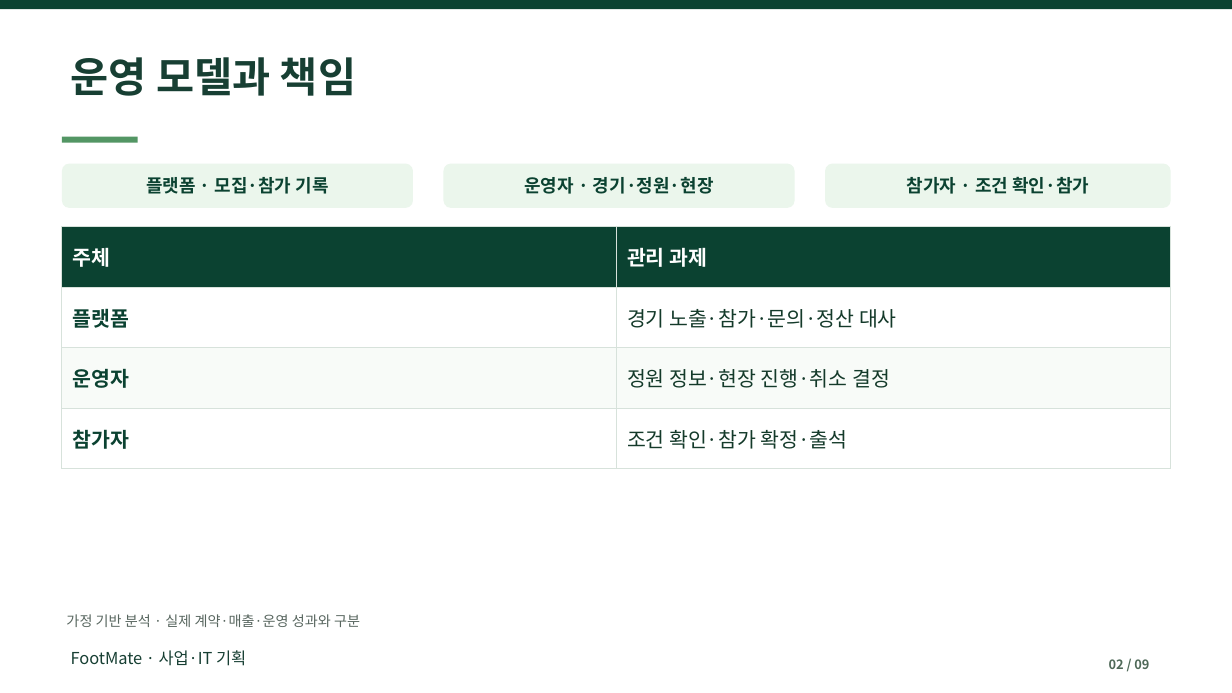
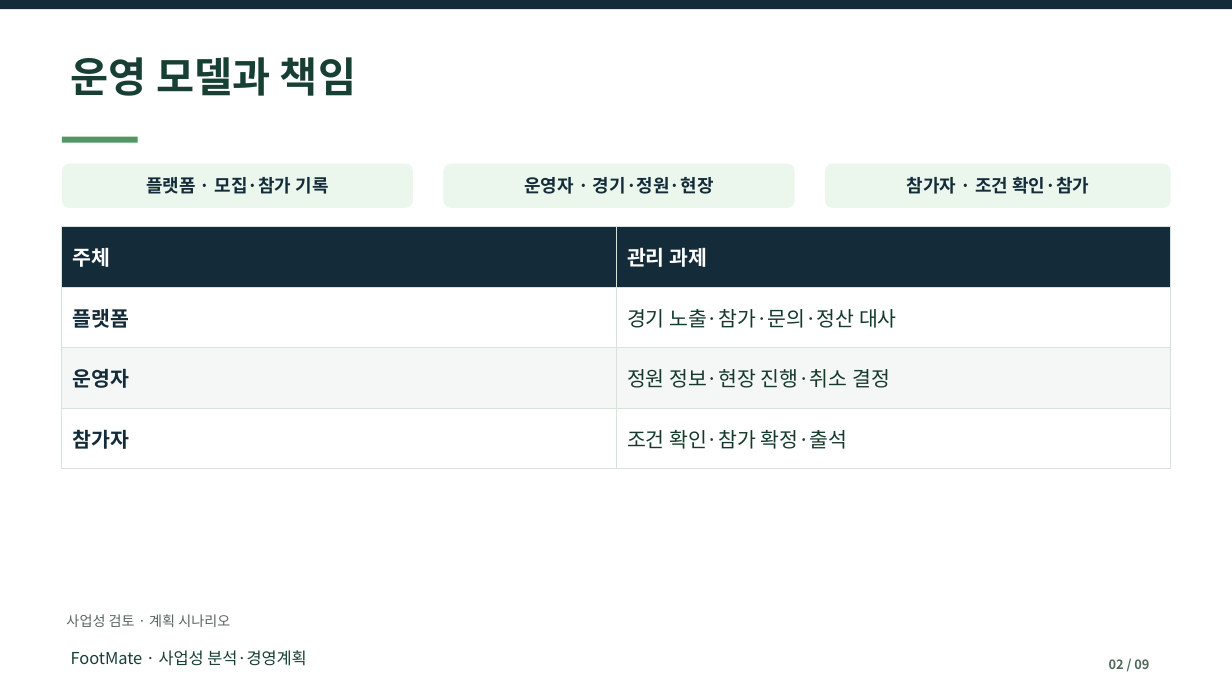
Before and after one commit to dohyunkimmm/footmate, a slide deck: slide 2 of src/case-study/downloads/footmate_report.pptx. Drawn at 1232x693 pixels with LibreOffice and Linux fonts; fonts in the diff are those of the drawing. Boxes give left, top, right and bottom in pixels: in the first picture for what was removed or moved away, otherwise in the second. Text is boxed around its words. In the diff, an @@ line names an element or a change of style, - is before the commit and + after.

```diff
--- a/src/case-study/downloads/footmate_report.pptx
+++ b/src/case-study/downloads/footmate_report.pptx
@@ rectangle at [0, 0, 1232, 9]: fill #0B4231 to #142C39 @@
@@ text colour #0B4231 to #142C39 in 3 elements at [146, 177, 329, 194], [524, 177, 714, 194], [907, 177, 1089, 194] @@
@@ table at [62, 226, 1171, 469] @@
@@ fill #0B4231 to #142C39 in row 1 @@
@@ fill #F8FBF8 to #F5F7F6 in row 3 @@
@@ text colour #0B4231 to #142C39 in "플랫폼", "운영자", "참가자" @@
@@ text at [66, 614, 230, 627]: text changed @@
-가정 기반 분석 · 실제 계약·매출·운영 성과와 구분
+사업성 검토 · 계획 시나리오
@@ text at [71, 650, 306, 666]: text changed @@
-FootMate · 사업·IT 기획
+FootMate · 사업성 분석·경영계획
```
Also in this commit, not shown: 8 other slides changed, 16 other files.
